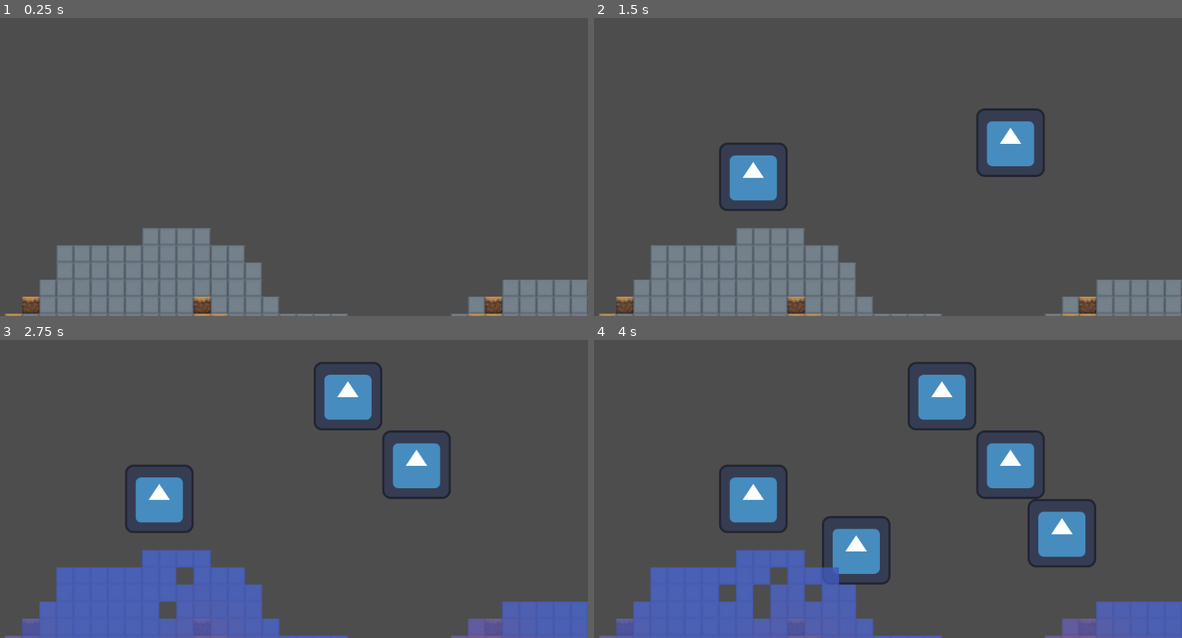
Above: before the commit, frames 1-4 (two rows, left to right).
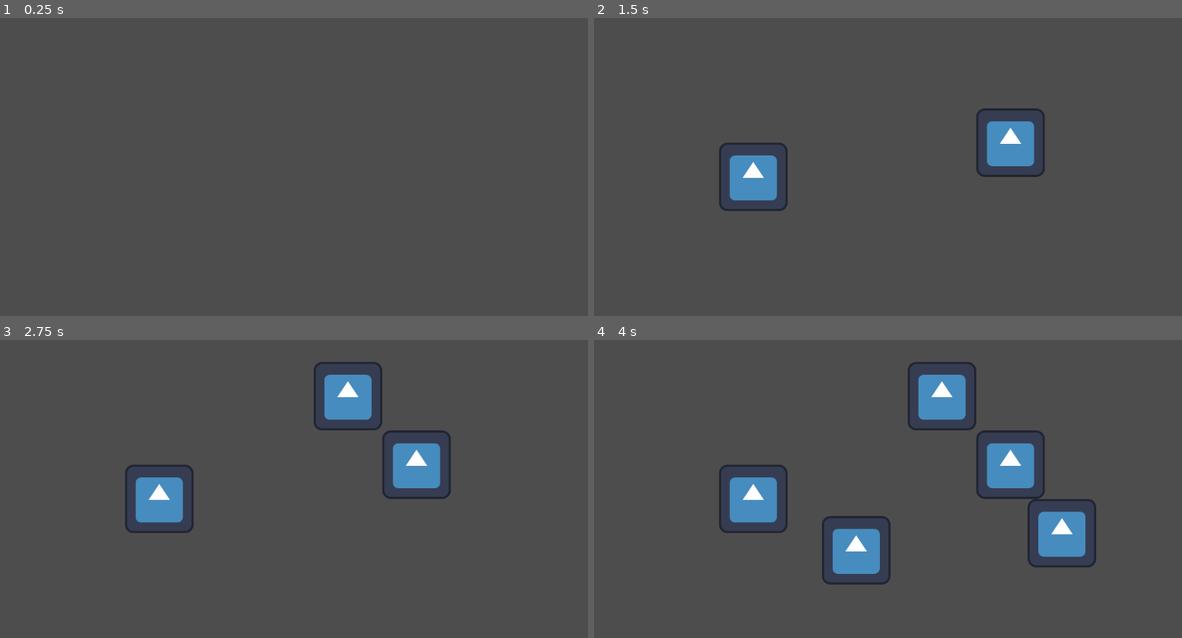
Above: after the commit, the same moments.

Repository: choe050919/starforge
Game: Godot game, scene res://scenes/world.tscn
Same seed, same stepped clock (60 frames per second), same inputs: the game is played once before the commit and once after it. The engine's default icon, where the game draws it, is replaced by a stand-in: a white triangle on a blue panel in a dark square.
Inputs (mouse positions are in pixels of both pictures, inside the frame that each line leads up to):
- Up to frame 1 (0.25 s): no input
- Up to frame 2 (1.5 s): tap Enter at 0.5 s; move the mouse to (1011, 125) at 0.52 s; tap T at 0.6 s; click (1011, 125) at 0.67 s; tap Space at 1.25 s; move the mouse to (752, 161) at 1.27 s; tap Y at 1.35 s; click (752, 161) at 1.42 s
- Up to frame 3 (2.75 s): tap Enter at 2 s; move the mouse to (341, 387) at 2.02 s; tap T at 2.1 s; click (341, 387) at 2.17 s
- Up to frame 4 (4 s): move the mouse to (840, 533) at 2.77 s; tap Y at 2.85 s; click (840, 533) at 2.92 s; move the mouse to (1058, 515) at 3.52 s; tap T at 3.6 s; click (1058, 515) at 3.67 s

The runs differ from the first frame. In frame 1, 11% of the frame differs, in the area x 0-100%, y 70-100%; in frame 2, 11%; in frame 3, 12%; in frame 4, 11%.
Error after the commit: Parse Error: Used space character for indentation instead of tab as used before in the file. (res://scripts/world.gd:30)

Commit message:
Add durability system for tiles

Diff:
--- a/scenes/world.tscn
+++ b/scenes/world.tscn
@@ -10,6 +10,7 @@
 [ext_resource type="Script" uid="uid://dtjuedvsbwjng" path="res://scripts/sim_clock.gd" id="5_qfnet"]
 [ext_resource type="Script" uid="uid://cheovfjbqki2h" path="res://scripts/heatmap_overlay.gd" id="7_4mrxx"]
 [ext_resource type="Script" uid="uid://dl4jofyiuxsbc" path="res://scripts/tile_change.gd" id="8_7r4gi"]
+[ext_resource type="Script" uid="uid://d1vx7d5u9nhpq" path="res://scripts/durability.gd" id="9_d1vx7"]
 [ext_resource type="PackedScene" uid="uid://b1m6vvsvkdw6" path="res://scenes/critter_changer.tscn" id="10_e3hyu"]
 [ext_resource type="Script" uid="uid://b2776qmf4l0o" path="res://scripts/critter_spawner.gd" id="11_q5onr"]
 
@@ -39,6 +40,9 @@
 [node name="WorldGen" type="Node" parent="Systems"]
 script = ExtResource("4_qfnet")
 
+[node name="Durability" type="Node" parent="Systems"]
+script = ExtResource("9_d1vx7")
+
 [node name="Temperature" type="Node" parent="Systems"]
 script = ExtResource("5_i7141")
 
--- /dev/null
+++ b/scripts/durability.gd
@@ -0,0 +1,96 @@
+extends Node
+class_name Durability
+
+signal break_requested(cell: Vector2i)
+signal hp_changed(cell: Vector2i, hp: float, max_hp: float)
+
+var size: Vector2i
+var hp: PackedFloat32Array = PackedFloat32Array()
+var max_hp: PackedFloat32Array = PackedFloat32Array()
+var _broken: PackedByteArray = PackedByteArray()
+
+const TILE_AIR := 0
+const TILE_ICE := 1
+const TILE_GROUND := 2
+const TILE_URANIUM := 3
+
+@export var hp_air_default: float = 0.0
+@export var hp_ice_default: float = 6.0
+@export var hp_ground_default: float = 10.0
+@export var hp_uranium_default: float = 25.0
+
+func setup_from_tiles(tile_types: PackedInt32Array, grid_size: Vector2i) -> void:
+        size = grid_size
+        var total := size.x * size.y
+        hp = PackedFloat32Array(); hp.resize(total)
+        max_hp = PackedFloat32Array(); max_hp.resize(total)
+        _broken = PackedByteArray(); _broken.resize(total)
+
+        for y in size.y:
+                for x in size.x:
+                        var idx := y * size.x + x
+                        var tt := tile_types[idx]
+                        var m := _default_hp(tt)
+                        max_hp[idx] = m
+                        hp[idx] = m
+                        _broken[idx] = 0
+
+func _default_hp(tt: int) -> float:
+        match tt:
+                TILE_GROUND:
+                        return hp_ground_default
+                TILE_ICE:
+                        return hp_ice_default
+                TILE_URANIUM:
+                        return hp_uranium_default
+                _:
+                        return hp_air_default
+
+func _cell_index(cell: Vector2i) -> int:
+        return cell.y * size.x + cell.x
+
+func apply_damage(cell: Vector2i, amount: float, _type: StringName = &"generic") -> void:
+        if size == Vector2i.ZERO:
+                return
+        if amount <= 0.0:
+                return
+        if cell.x < 0 or cell.y < 0 or cell.x >= size.x or cell.y >= size.y:
+                return
+        var idx := _cell_index(cell)
+        if idx < 0 or idx >= hp.size():
+                return
+        if max_hp[idx] <= 0.0:
+                return
+        hp[idx] -= amount
+        if hp[idx] < 0.0:
+                hp[idx] = 0.0
+        emit_signal("hp_changed", cell, hp[idx], max_hp[idx])
+        if hp[idx] <= 0.0 and _broken[idx] == 0:
+                _broken[idx] = 1
+                emit_signal("break_requested", cell)
+
+func get_hp(cell: Vector2i) -> float:
+        var idx := _cell_index(cell)
+        if idx < 0 or idx >= hp.size():
+                return 0.0
+        return hp[idx]
+
+func get_max_hp(cell: Vector2i) -> float:
+        var idx := _cell_index(cell)
+        if idx < 0 or idx >= max_hp.size():
+                return 0.0
+        return max_hp[idx]
+
+func on_tile_replaced(cell: Vector2i, from_tile: int, to_tile: int, reason: StringName) -> void:
+        if size == Vector2i.ZERO:
+                return
+        var idx := _cell_index(cell)
+        if idx < 0 or idx >= hp.size():
+                return
+        var m := _default_hp(to_tile)
+        max_hp[idx] = m
+        hp[idx] = m
+        _broken[idx] = 0
+        if m <= 0.0:
+                hp[idx] = 0.0
+        emit_signal("hp_changed", cell, hp[idx], max_hp[idx])
--- a/scripts/world.gd
+++ b/scripts/world.gd
@@ -8,6 +8,7 @@
 @onready var ground_layer: TileMapLayer = get_node("Terrain/Ground")
 @onready var tchange: TileChange = get_node("Systems/TileChange")
 @onready var heat_src: HeatSourceOverlay = get_node("Terrain/HeatSourceOverlay")
+@onready var durability: Durability = get_node("Systems/Durability")
 
 enum OverlayMode { NONE, HEATMAP, HEAT_SOURCE }
 
@@ -27,16 +28,18 @@
 
 	# signal connect
 	worldgen.generated.connect(_on_world_generated)
-	temp.temperature_updated.connect(_on_temperature_updated)
+        temp.temperature_updated.connect(_on_temperature_updated)
 
-	worldgen.generate()
+        worldgen.generate()
 
-	if clock:
-		clock.tick_sim.connect(_on_tick_sim)
+        if clock:
+                clock.tick_sim.connect(_on_tick_sim)
 
-	if tchange != null and temp != null:
-		tchange.tile_destroyed.connect(_on_tile_destroyed)
-		tchange.tile_replaced.connect(_on_tile_replaced)
+        if tchange != null:
+                tchange.tile_destroyed.connect(_on_tile_destroyed)
+                tchange.tile_replaced.connect(_on_tile_replaced)
+        if durability != null and tchange != null:
+                durability.break_requested.connect(func(cell: Vector2i): tchange.queue_destroy(cell, &"durability"))
 
 	_apply_overlay_state() # 생략 가능
 
@@ -56,11 +59,14 @@
 
 
 	# 온도 초기화 + 초기 렌더
-	temp.setup_from_tiles(tiles, size)
-	_on_temperature_updated()  # 첫 프레임 그리기
+        temp.setup_from_tiles(tiles, size)
+        _on_temperature_updated()  # 첫 프레임 그리기
 
-	if tchange:
-		tchange.setup(tiles, size)  # 타일 변경 시스템에 현재 맵 전달
+        if durability:
+                durability.setup_from_tiles(tiles, size)
+
+        if tchange:
+                tchange.setup(tiles, size)  # 타일 변경 시스템에 현재 맵 전달
 
 func _on_temperature_updated() -> void:
 	var T := temp.get_temperature_buffer()
@@ -85,8 +91,10 @@
 		temp.on_tile_destroyed(cell, from_tile, reason)
 
 func _on_tile_replaced(cell: Vector2i, from_tile: int, to_tile: int, reason: StringName) -> void:
-	if temp != null:
-		temp.on_tile_replaced(cell, from_tile, to_tile, reason)
+        if temp != null:
+                temp.on_tile_replaced(cell, from_tile, to_tile, reason)
+        if durability != null:
+                durability.on_tile_replaced(cell, from_tile, to_tile, reason)
 
 func _unhandled_input(event: InputEvent) -> void:
 	if event is InputEventKey:
Not shown: 1 places in scenes/world.tscn that only renumber resources
Not shown, added: scripts/durability.gd.uid
